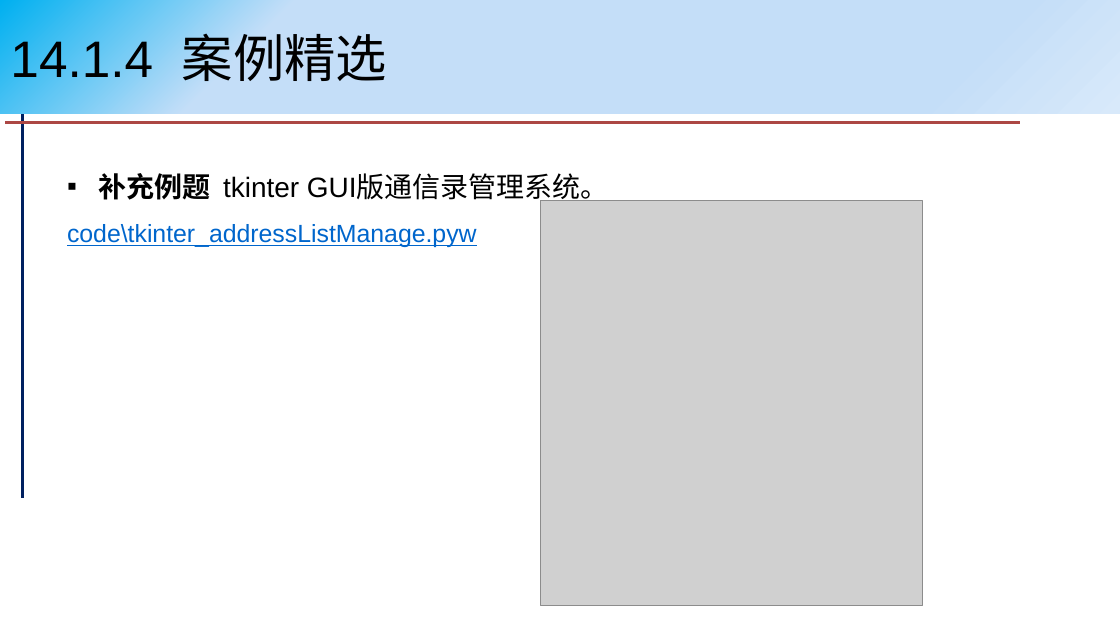
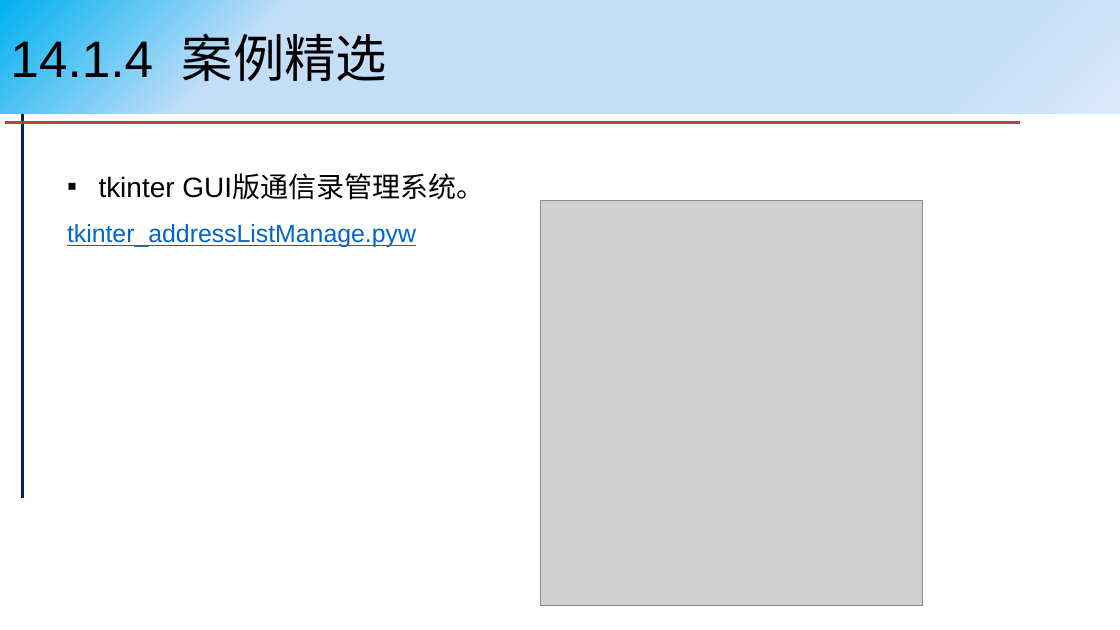
Before and after one commit to pengxj/PythonCourse, a slide deck: slide 23 of slides/第14章 数据库编程.pptx (slide 24 before the commit). Drawn at 1120x630 pixels with LibreOffice and Linux fonts; fonts in the diff are those of the drawing; grey boxes stand for pictures. Boxes give left, top, right and bottom in pixels: in the first picture for what was removed or moved away, otherwise in the second. Text is boxed around its words. In the diff, an @@ line names an element or a change of style, - is before the commit and + after.

Commit message:
update slides

```diff
--- a/slides/第14章 数据库编程.pptx
+++ b/slides/第14章 数据库编程.pptx
@@ text at (67, 175, 484, 247): text changed @@
-▪ 补充例题 tkinter GUI版通信录管理系统。
-code\tkinter_addressListManage.pyw
+▪ tkinter GUI版通信录管理系统。
+tkinter_addressListManage.pyw
```
Also in this commit, not shown: 5 other slides changed, 2 slides added, 10 slides removed, 1 other file.
